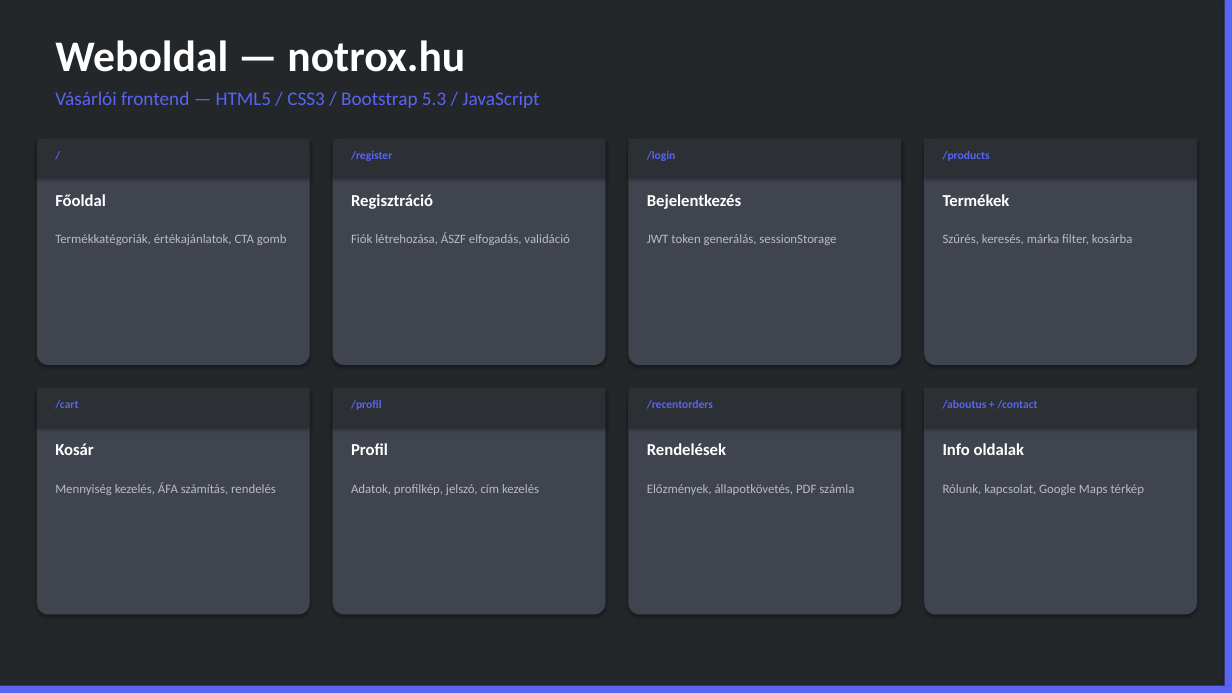
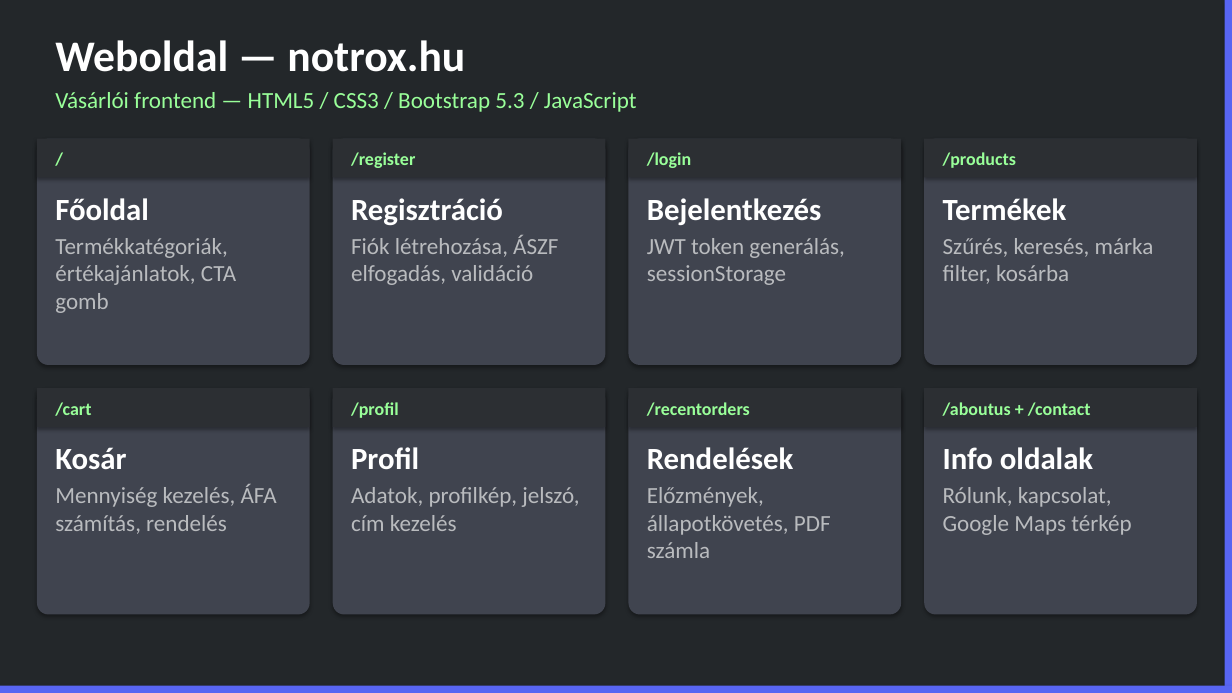
Before and after one commit to Grofrichard02/Notrox_WEB, a slide deck: slide 10 of NOTROX_Prezentacio_Final.pptx (slide 9 before the commit). Drawn at 1232x693 pixels with LibreOffice and Linux fonts; fonts in the diff are those of the drawing. Boxes give left, top, right and bottom in pixels: in the first picture for what was removed or moved away, otherwise in the second. Text is boxed around its words. In the diff, an @@ line names an element or a change of style, - is before the commit and + after.

```diff
--- a/NOTROX_Prezentacio_Final.pptx
+++ b/NOTROX_Prezentacio_Final.pptx
@@ text "Vásárlói frontend — HTML5 / ..." at bbox=[55, 92, 637, 112]: size 15 to 18 pt, text colour #5865F2 to #99FF99 @@
@@ size 9 to 14 pt, text colour #5865F2 to #99FF99 in 8 elements at bbox=[351, 152, 415, 168], bbox=[647, 152, 691, 168], bbox=[943, 152, 1016, 168], bbox=[55, 402, 91, 416], bbox=[351, 402, 399, 418], bbox=[647, 402, 750, 416], bbox=[943, 402, 1091, 416], bbox=[46, 143, 300, 175] @@
@@ size 13 to 24 pt in 8 elements at bbox=[55, 198, 149, 220], bbox=[351, 198, 503, 225], bbox=[647, 198, 822, 225], bbox=[943, 198, 1067, 220], bbox=[55, 447, 126, 469], bbox=[351, 447, 419, 469], bbox=[647, 447, 794, 469], bbox=[943, 447, 1093, 469] @@
@@ size 10 to 18 pt in 8 elements at bbox=[55, 238, 236, 313], bbox=[647, 487, 831, 558], bbox=[351, 235, 558, 285], bbox=[647, 238, 845, 285], bbox=[943, 238, 1154, 284], bbox=[55, 484, 277, 534], bbox=[351, 487, 579, 531], bbox=[943, 487, 1131, 535] @@
```
Also in this commit, not shown: 18 other slides changed, 6 slides added, 1 slide removed.
